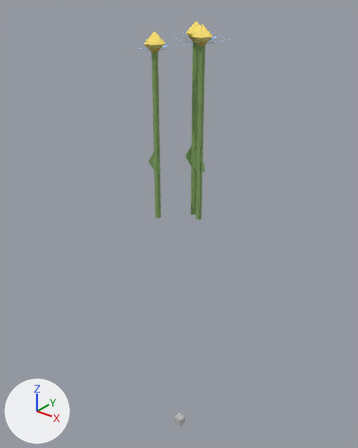
Renders of the glTF model projects/rv/assets/models/rv/rv_flower_blue.gltf from each side of a commit.
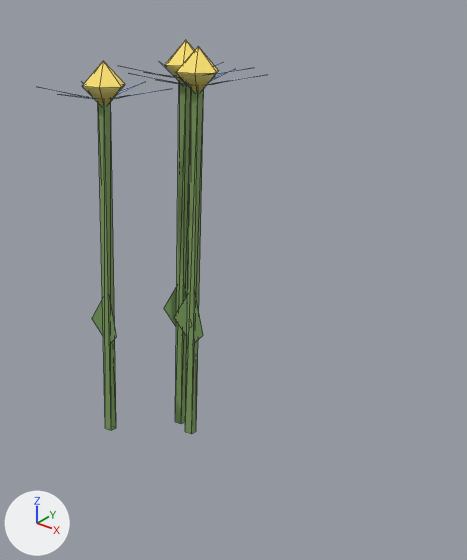
Each version is shown whole from a 50 mm camera at (0.587, -0.737, 0.422) aimed at (-0.019, 0.021, -0.048), then close up on the part from 28% to 95% of the width and 0% to 63% of the height. Arrows for +X, +Y and +Z are at lower left; the lights stay in place. The first two pictures are the older version. The close-ups show mesh edges as thin lines. Vertices at exactly the same position are counted once.

The older version as bpy lines, for what is in view:
```python
me_rv_flowerblue = bpy.data.meshes.new('RV_FlowerBlue')
me_rv_flowerblue.from_pydata(...)  # 122 vertices, 108 faces; spans x -0.062..0.112, y -0.119..0.058, z -0.61..0.365
# faces by material slot: [12, 36, 6, 18, 36]
me_rv_flowerblue.materials.append(mat_veg_default)  # grey #bcbcbc
me_rv_flowerblue.materials.append(mat_veg_flower_blue_stem)  # green #81a261
me_rv_flowerblue.materials.append(mat_veg_flower_blue_leaf)  # green #799e5d
me_rv_flowerblue.materials.append(mat_veg_flower_blue_petal_blue)  # blue #9bc0f3
me_rv_flowerblue.materials.append(mat_veg_flower_blue_flower_center)  # yellow #f9df6f
ob_rv_flowerblue = bpy.data.objects.new('RV_FlowerBlue', me_rv_flowerblue)
ob_rv_flowerblue.location = (0.0, 0.0, 0.0)
```
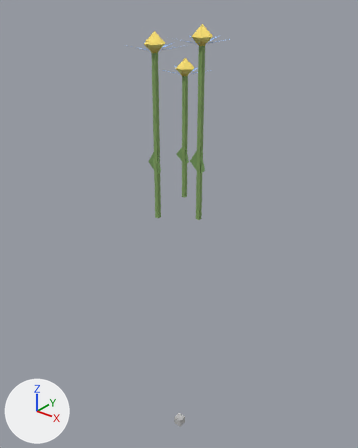
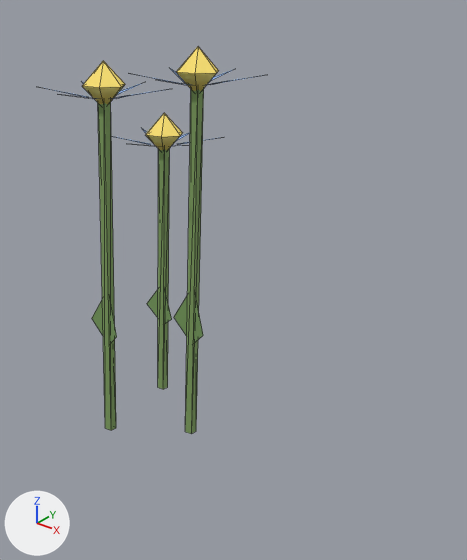
What differs and where, as boxes [x1, y1, x2, y2] in the close-ups (467 x 560 px; the box of a moved part takes in the faces that stretch with it):
'RV_FlowerBlue', reshaped: before [45, 40, 264, 434]; after [45, 47, 264, 434]
part 1 of me_rv_flowerblue, moved or reshaped: before [175, 82, 191, 424]; after [98, 102, 116, 430]
part 2 of me_rv_flowerblue, moved or reshaped: before [98, 102, 116, 430]; after [185, 88, 204, 434]
part 3 of me_rv_flowerblue, moved or reshaped: before [185, 88, 204, 434]; after [158, 148, 170, 389]
part 4 of me_rv_flowerblue, moved or reshaped: before [165, 40, 194, 83]; after [82, 61, 125, 105]
part 5 of me_rv_flowerblue, moved or reshaped: before [82, 61, 125, 105]; after [176, 47, 219, 91]
part 6 of me_rv_flowerblue, moved or reshaped: before [176, 47, 219, 91]; after [146, 113, 182, 150]
part 7 of me_rv_flowerblue, moved or reshaped: before [135, 69, 264, 85]; after [112, 129, 216, 146]
part 8 of me_rv_flowerblue, moved or reshaped: before [126, 62, 248, 78]; after [45, 83, 167, 99]
part 9 of me_rv_flowerblue, moved or reshaped: before [45, 83, 167, 99]; after [135, 68, 264, 85]
part 10 of me_rv_flowerblue, moved or reshaped: before [92, 286, 203, 344]; after [92, 290, 203, 344]

What the commit changed:
me_rv_flowerblue is used by ob_rv_flowerblue; location (0.0, 0.0, 0.0).
me_rv_flowerblue had 122 vertices, 108 faces and spanned x -0.062..0.112, y -0.119..0.058, z -0.61..0.365.
me_rv_flowerblue now has 122 vertices, 108 faces and spans x -0.087..0.112, y -0.119..0.119, z -0.61..0.361.
me_rv_flowerblue part 1: the loose piece of 8 vertices spanning x 0.033..0.041, y -0.006..0.002, z 0.0..0.335 is scaled about its middle by (1, 1, 0.953), then moved by (-0.046, -0.057, -0.008).
me_rv_flowerblue part 2: the loose piece of 8 vertices spanning x -0.013..-0.005, y -0.063..-0.055, z 0.0..0.319 is scaled about its middle by (1, 1, 1.04), then moved by (0.068, 0.044, 0.006).
me_rv_flowerblue part 3: the loose piece of 8 vertices spanning x 0.055..0.063, y -0.018..-0.01, z 0.0..0.331 is scaled about its middle by (1, 1, 0.792), then moved by (-0.093, 0.073, -0.034).
me_rv_flowerblue part 4: the loose piece of 8 vertices spanning x 0.017..0.057, y -0.019..0.016, z 0.325..0.365 is moved by (-0.046, -0.057, -0.016).
me_rv_flowerblue part 5: the loose piece of 8 vertices spanning x -0.029..0.011, y -0.076..-0.041, z 0.309..0.349 is moved by (0.068, 0.044, 0.012).
me_rv_flowerblue part 6: the loose piece of 8 vertices spanning x 0.039..0.079, y -0.032..0.003, z 0.321..0.361 is moved by (-0.093, 0.073, -0.069).
me_rv_flowerblue part 7: 18 of the vertices in x 0.007..0.112, y -0.074..0.046, z 0.331..0.339 are moved by (-0.093, 0.073, -0.069).
me_rv_flowerblue part 8: 18 of the vertices in x -0.016..0.089, y -0.062..0.058, z 0.335..0.343 are moved by (-0.046, -0.057, -0.016).
me_rv_flowerblue part 9: 18 of the vertices in x -0.062..0.044, y -0.119..0.001, z 0.319..0.327 are moved by (0.068, 0.044, 0.012).
Part 10, on me_rv_flowerblue:
Vertex 32 of me_rv_flowerblue moves from (0.037, -0.002, 0.094) to (-0.009, -0.059, 0.089).
Vertex 33 of me_rv_flowerblue moves from (0.061, -0.019, 0.114) at pixel (192, 325) to (0.016, -0.075, 0.108) at pixel (116, 336).
Vertex 34 of me_rv_flowerblue moves from (0.037, -0.002, 0.154) to (-0.009, -0.059, 0.147).
Vertex 35 of me_rv_flowerblue moves from (0.008, 0.006, 0.114) at pixel (163, 308) to (-0.038, -0.051, 0.108) at pixel (91, 318).
Vertex 36 of me_rv_flowerblue moves from (-0.009, -0.059, 0.089) to (0.059, -0.014, 0.093).
Vertex 37 of me_rv_flowerblue moves from (0.016, -0.075, 0.108) at pixel (116, 336) to (0.084, -0.031, 0.112) at pixel (203, 335).
Vertex 38 of me_rv_flowerblue moves from (-0.009, -0.059, 0.147) to (0.059, -0.014, 0.152).
Vertex 39 of me_rv_flowerblue moves from (-0.038, -0.051, 0.108) at pixel (91, 318) to (0.03, -0.007, 0.112) at pixel (173, 317).
Vertex 40 of me_rv_flowerblue moves from (0.059, -0.014, 0.093) to (-0.034, 0.059, 0.073).
Vertex 41 of me_rv_flowerblue moves from (0.084, -0.031, 0.112) at pixel (203, 335) to (-0.009, 0.042, 0.089) at pixel (171, 319).
Vertex 42 of me_rv_flowerblue moves from (0.059, -0.014, 0.152) to (-0.034, 0.059, 0.121).
Vertex 43 of me_rv_flowerblue moves from (0.03, -0.007, 0.112) at pixel (173, 317) to (-0.063, 0.067, 0.089) at pixel (146, 303).
